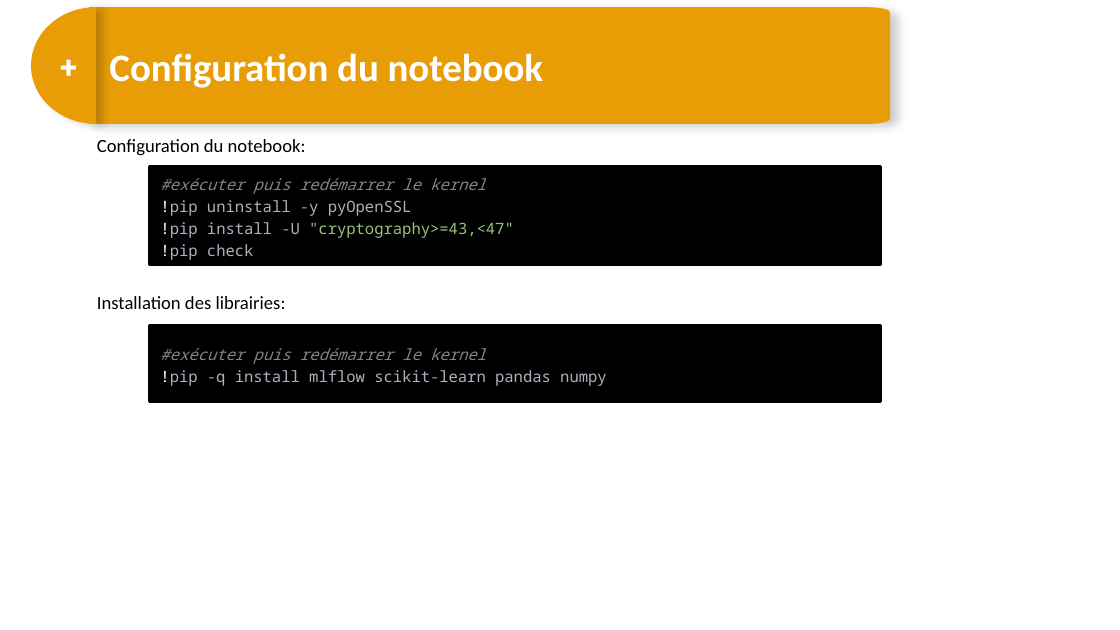
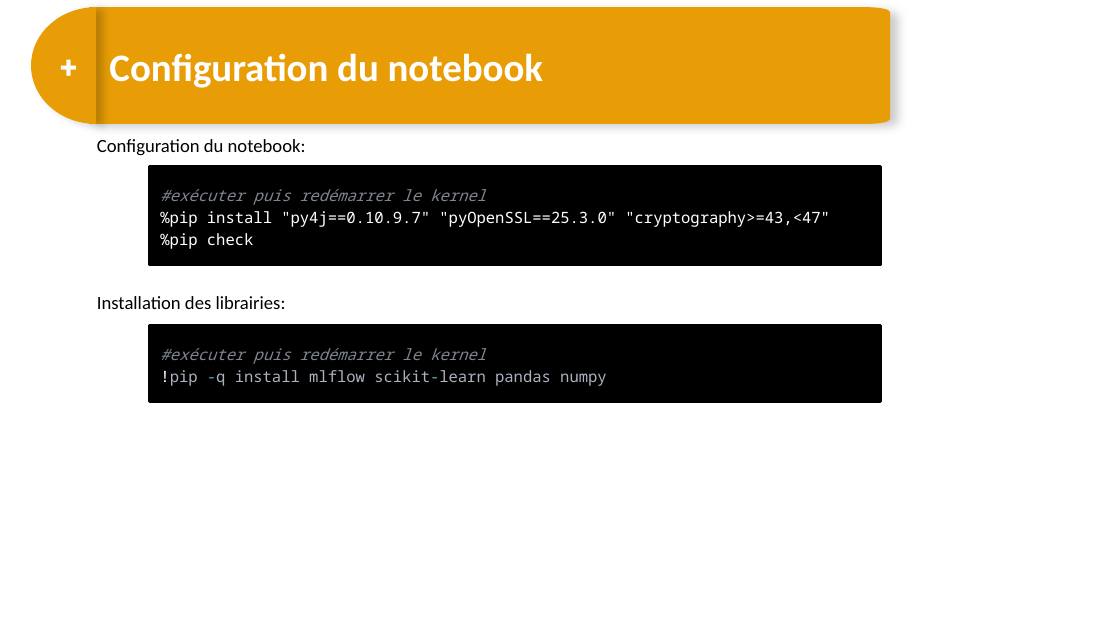
Before and after one commit to DARGOUARCH/spark_formation, a slide deck: slide 4 of 11 - NSparkAvancé - ML Tracking_Project_Model.pptx. Drawn at 1120x630 pixels with LibreOffice and Linux fonts; fonts in the diff are those of the drawing. Boxes give left, top, right and bottom in pixels: in the first picture for what was removed or moved away, otherwise in the second. Text is boxed around its words. In the diff, an @@ line names an element or a change of style, - is before the commit and + after.

```diff
--- a/11 - NSparkAvancé - ML Tracking_Project_Model.pptx
+++ b/11 - NSparkAvancé - ML Tracking_Project_Model.pptx
@@ text in rectangle at [160,211,830,249]: text changed; text colour #ABB2BF to #FFFFFF @@
-!pip uninstall -y pyOpenSSL
-!pip install -U "cryptography>=43,<47"
-!pip check
+%pip install "py4j==0.10.9.7" "pyOpenSSL==25.3.0" "cryptography>=43,<47"
+%pip check
```
Also in this commit, not shown: 3 other files.
